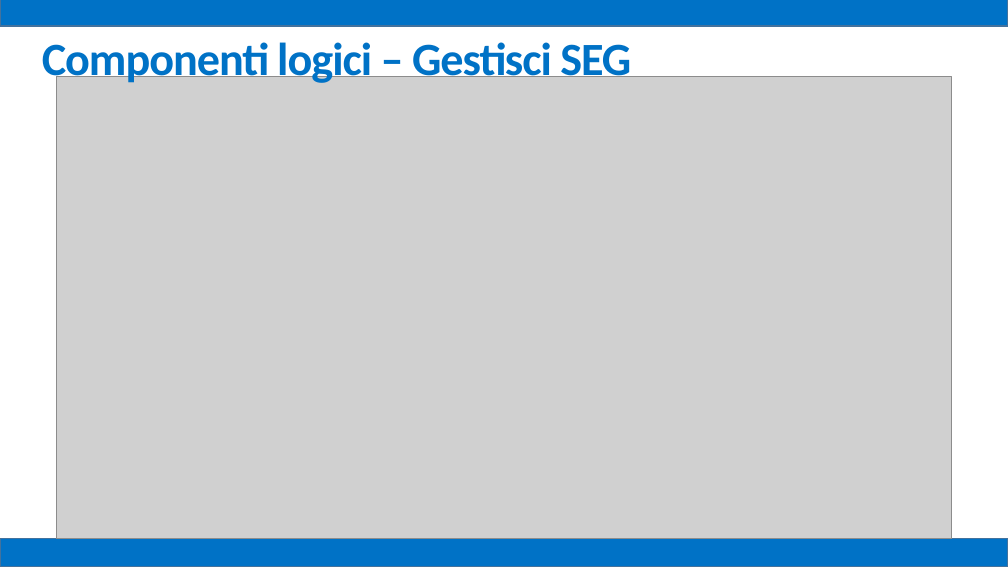
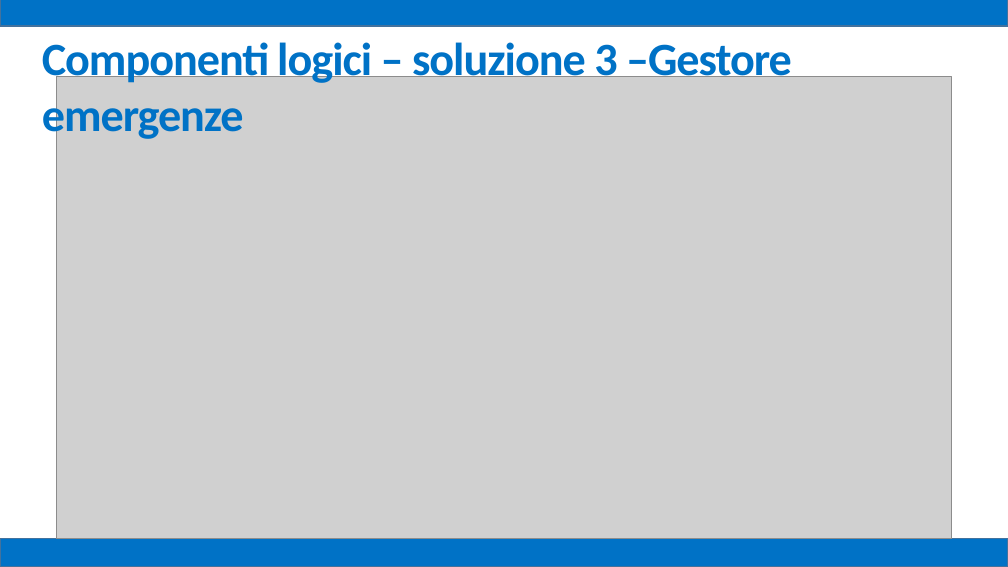
Before and after one commit to mz1991/ProgettoFebbraio2015, a slide deck: slide 37 of Febbraio 2015.pptx (slide 30 before the commit). Drawn at 1008x567 pixels with LibreOffice and Linux fonts; fonts in the diff are those of the drawing; grey boxes stand for pictures. Boxes give left, top, right and bottom in pixels: in the first picture for what was removed or moved away, otherwise in the second. Text is boxed around its words. In the diff, an @@ line names an element or a change of style, - is before the commit and + after.

```diff
--- a/Febbraio 2015.pptx
+++ b/Febbraio 2015.pptx
@@ text at bbox=[42, 37, 792, 142]: text changed @@
-Componenti logici – Gestisci SEG
+Componenti logici – soluzione 3 –Gestore emergenze
```
Also in this commit, not shown: 18 other slides changed, 7 slides added, 18 other files.
